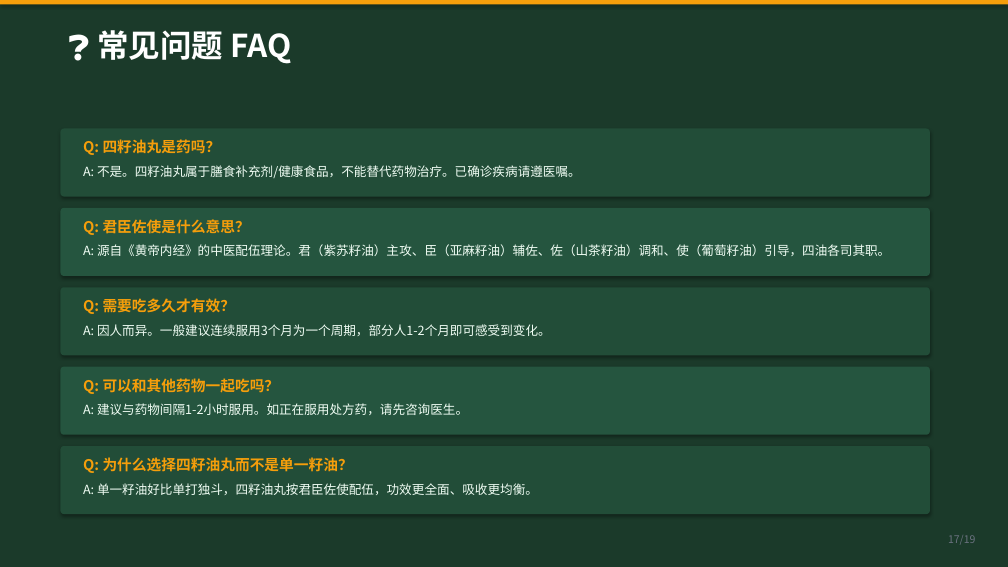
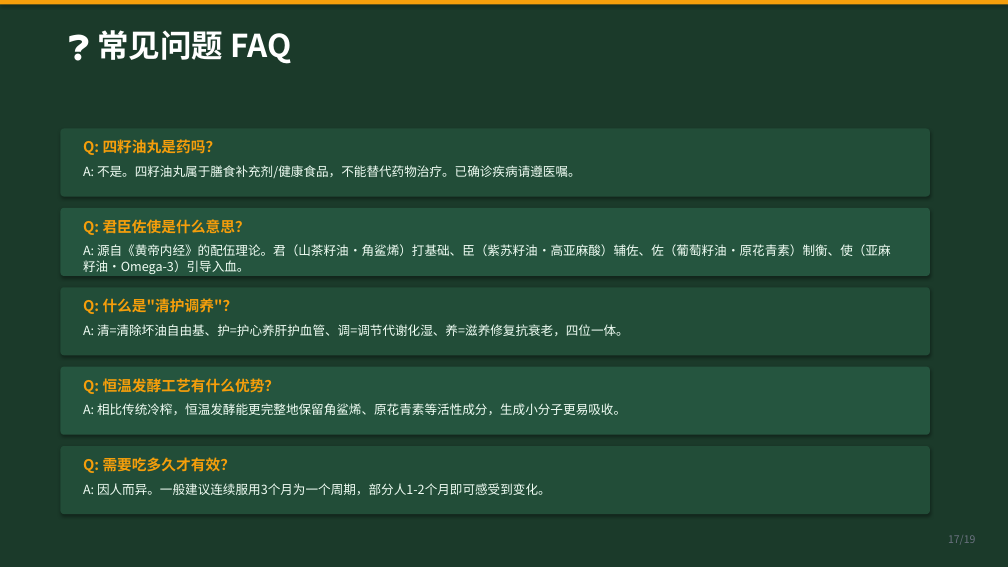
Before and after one commit to unclefrankie422/boyboy-manager, a slide deck: slide 17 of why-four-seed-oil.pptx. Drawn at 1008x567 pixels with LibreOffice and Linux fonts; fonts in the diff are those of the drawing. Boxes give left, top, right and bottom in pixels: in the first picture for what was removed or moved away, otherwise in the second. Text is boxed around its words. In the diff, an @@ line names an element or a change of style, - is before the commit and + after.

Commit message:
四籽油丸PPT v3：纠正君臣佐使排序（君山茶角鲨烯·臣紫苏高亚麻酸·佐葡萄原花青素·使亚麻Omega3）+ 新增清护调养四位一体 + 黄金配比恒温发酵工艺

```diff
--- a/why-four-seed-oil.pptx
+++ b/why-four-seed-oil.pptx
@@ text at (83,244,891,274): text changed @@
-A: 源自《黄帝内经》的中医配伍理论。君（紫苏籽油）主攻、臣（亚麻籽油）辅佐、佐（山茶籽油）调和、使（葡萄籽油）引导，四油各司其职。
+A: 源自《黄帝内经》的配伍理论。君（山茶籽油·角鲨烯）打基础、臣（紫苏籽油·高亚麻酸）辅佐、佐（葡萄籽油·原花青素）制衡、使（亚麻籽油·Omega-3）引导入血。
@@ text at (83,298,238,314): text changed @@
-Q: 需要吃多久才有效？
+Q: 什么是"清护调养"？
@@ text at (83,324,629,336): text changed @@
-A: 因人而异。一般建议连续服用3个月为一个周期，部分人1-2个月即可感受到变化。
+A: 清=清除坏油自由基、护=护心养肝护血管、调=调节代谢化湿、养=滋养修复抗衰老，四位一体。
@@ text at (83,378,280,394): text changed @@
-Q: 可以和其他药物一起吃吗？
+Q: 恒温发酵工艺有什么优势？
@@ text at (83,403,626,415): text changed @@
-A: 建议与药物间隔1-2小时服用。如正在服用处方药，请先咨询医生。
+A: 相比传统冷榨，恒温发酵能更完整地保留角鲨烯、原花青素等活性成分，生成小分子更易吸收。
@@ text at (83,457,236,473): text changed @@
-Q: 为什么选择四籽油丸而不是单一籽油？
+Q: 需要吃多久才有效？
@@ text at (83,483,551,495): text changed @@
-A: 单一籽油好比单打独斗，四籽油丸按君臣佐使配伍，功效更全面、吸收更均衡。
+A: 因人而异。一般建议连续服用3个月为一个周期，部分人1-2个月即可感受到变化。
```
Also in this commit, not shown: 16 other slides changed, 2 slides added, 2 slides removed, 1 other file.
